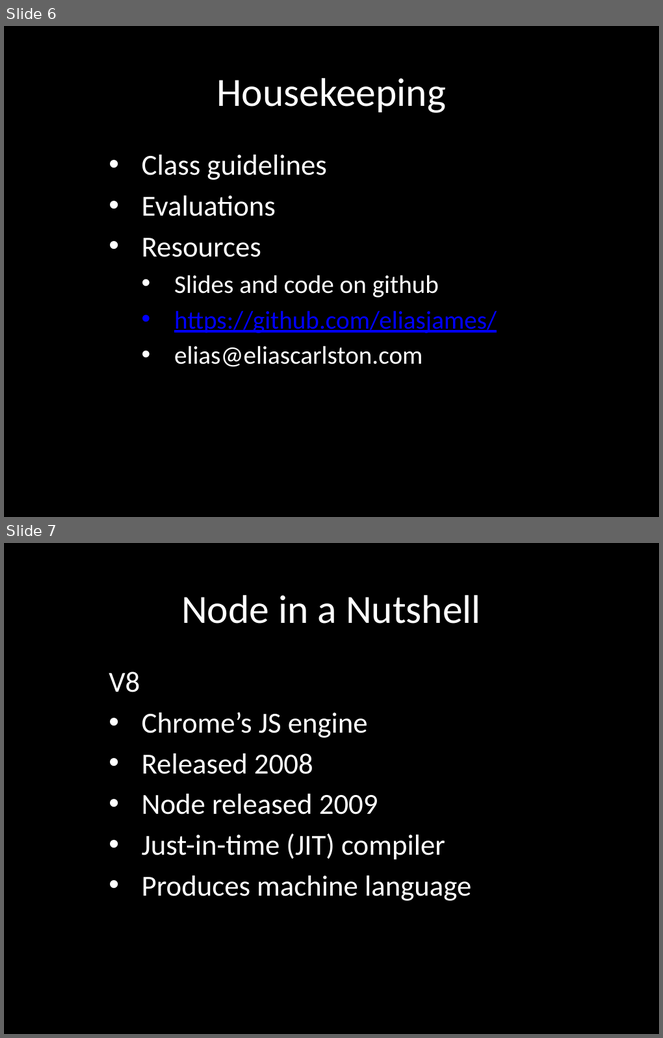
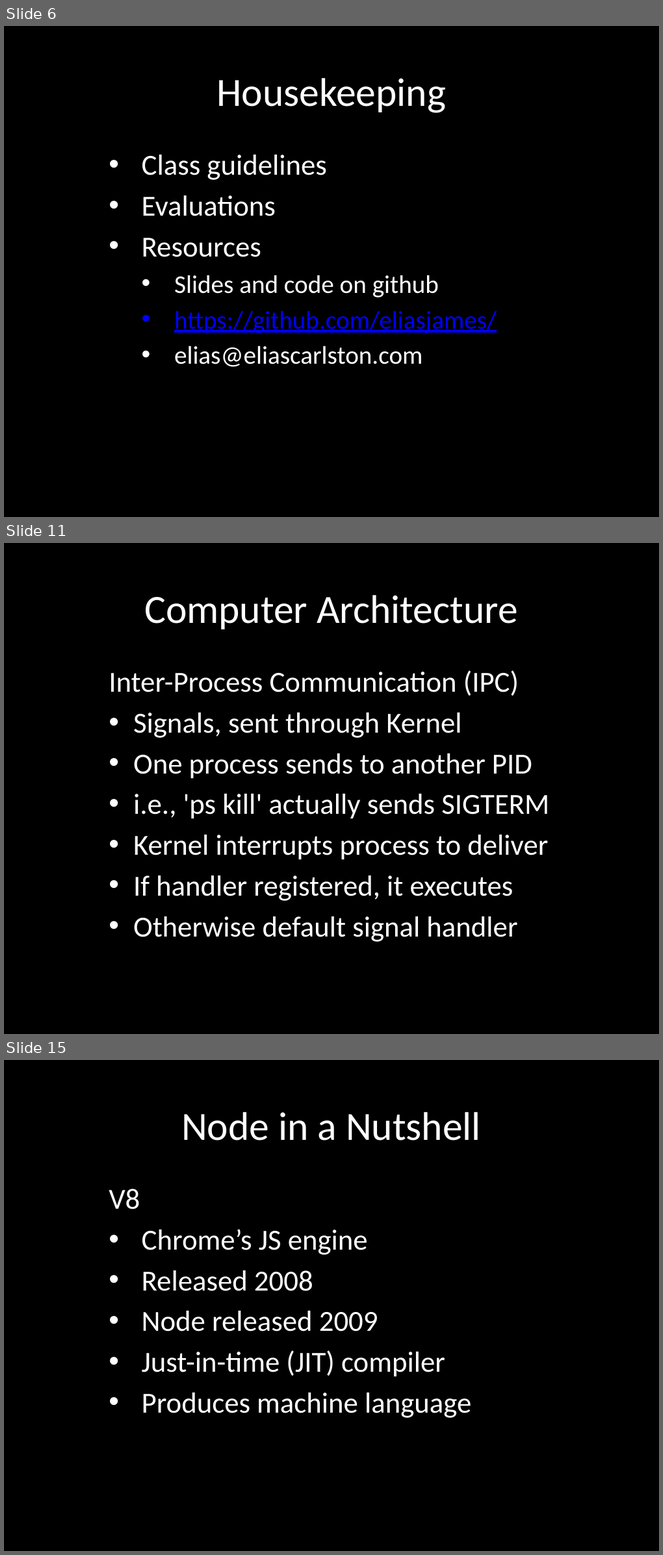
Before and after one commit to eliasjames/training-node, a slide deck: slides/Node Slides Day 1.pptx. Shown one above the other, each under a label of ours: slides 6 and 7 before the commit, slides 6, 11 and 15 after it; the slides between them are not shown. The pictures are 663x1038 and 663x1555 pixels, drawn with LibreOffice and Linux fonts; fonts in the diff are those of the drawing. Boxes give left, top, right and bottom in pixels: in the first picture for what was removed or moved away, otherwise in the second. Text is boxed around its words. In the diff, an @@ line names an element or a change of style, - is before the commit and + after.

```diff
--- a/slides/Node Slides Day 1.pptx
+++ b/slides/Node Slides Day 1.pptx
@@ slide 11 added at (4, 543, 659, 1034), background #000000 @@
@@ title added at (144, 595, 518, 629), 44 pt, text #FFFFFF @@
+Computer Architecture
@@ subtitle added at (109, 670, 549, 942), 32 pt, text #FFFFFF @@
+Inter-Process Communication (IPC)
+• Signals, sent through Kernel
+• One process sends to another PID
+• i.e., 'ps kill' actually sends SIGTERM
+• Kernel interrupts process to deliver
+• If handler registered, it executes
+• Otherwise default signal handler
@@ what was slide 7 is now slide 15 @@
```
Also in this commit, not shown: 4 slides changed, 6 other slides added.
